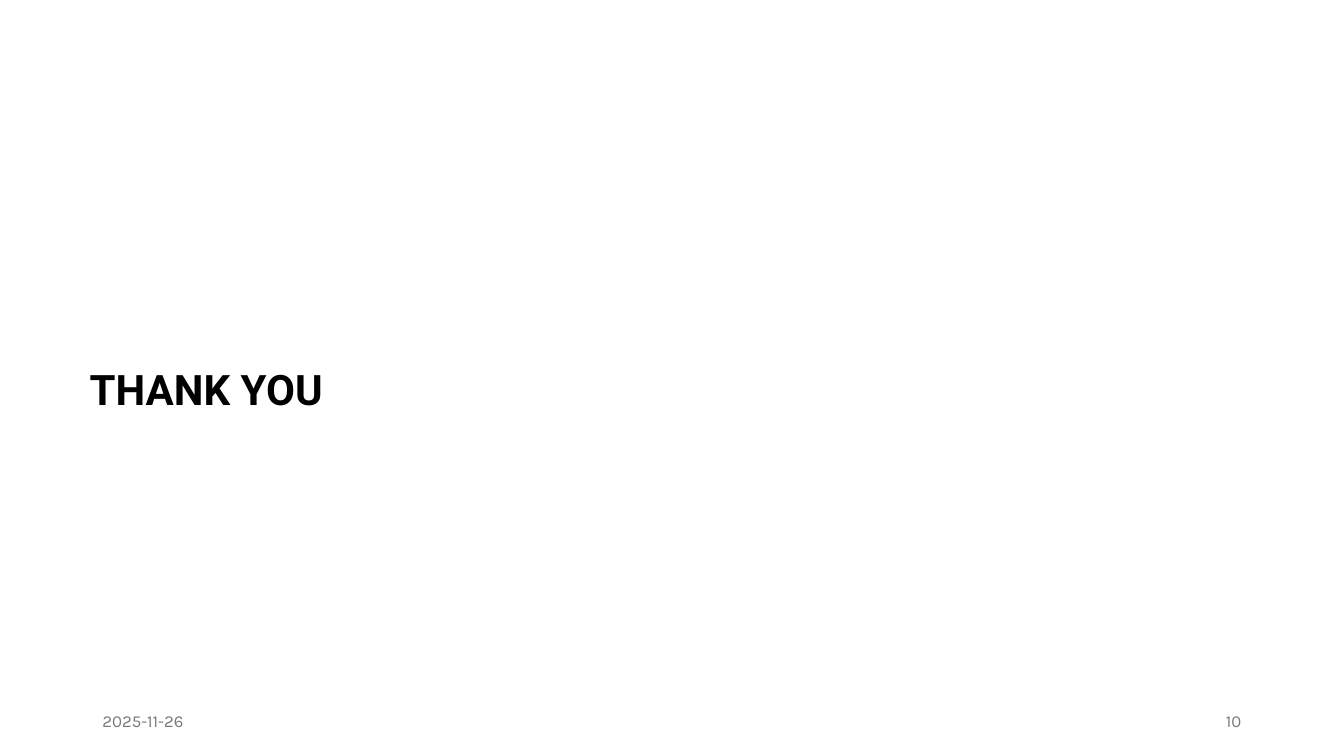
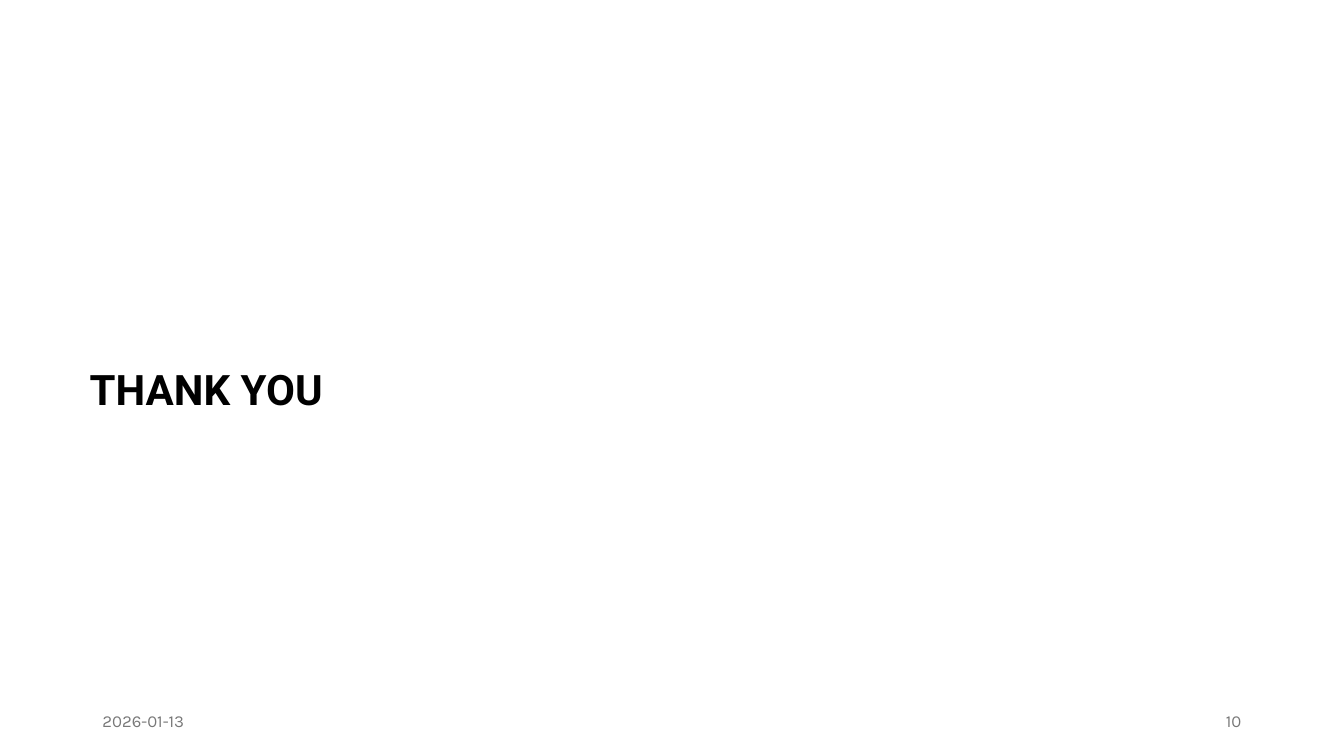
Before and after one commit to AAGI-AUS/AAGIQuarto, a slide deck: slide 10 of demos/template-pptx.pptx. Drawn at 1344x756 pixels with LibreOffice and Linux fonts; fonts in the diff are those of the drawing. Boxes give left, top, right and bottom in pixels: in the first picture for what was removed or moved away, otherwise in the second. Text is boxed around its words. In the diff, an @@ line names an element or a change of style, - is before the commit and + after.

```diff
--- a/demos/template-pptx.pptx
+++ b/demos/template-pptx.pptx
@@ text at (102,716,184,727): text changed @@
-2025-11-26
+2026-01-13
```
Also in this commit, not shown: 14 other files.
